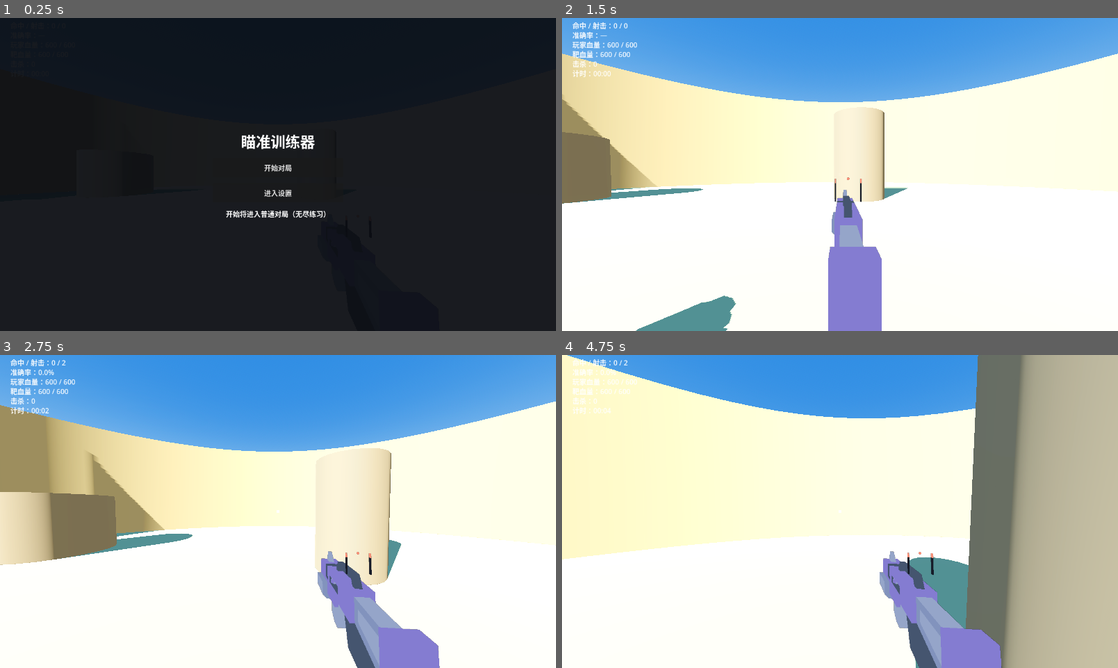
Above: before the commit, frames 1-4 (two rows, left to right).
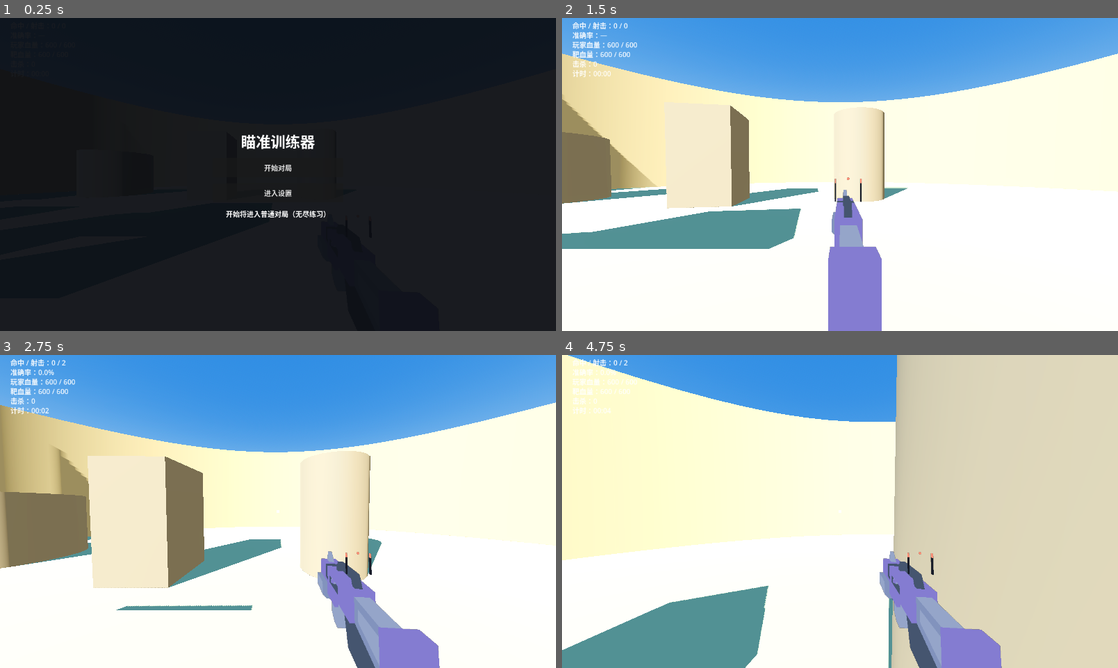
Above: after the commit, the same moments.

Repository: sefFumyc/Aimtrainer_ApexLegends
Game: Godot game, scene res://src/scenes/main.tscn
Same seed, same stepped clock (60 frames per second), same inputs: the game is played once before the commit and once after it.
Inputs (mouse positions are in pixels of both pictures, inside the frame that each line leads up to):
- Up to frame 1 (0.25 s): no input
- Up to frame 2 (1.5 s): click "开始对局" at 0.5 s; tap Enter at 1.25 s; move the mouse to (867, 174) at 1.27 s; hold W (move_forward) from 1.28 s (still down); hold Right mouse button (ads) from 1.28 s (still down)
- Up to frame 3 (2.75 s): keep holding W (move_forward); tap Space (jump) at 1.52, 1.82, 2.27, 2.3, 2.57 s; click (305, 511) at 1.55 s; move the mouse to (250, 511) at 2.02 s; release Right mouse button (ads) at 2.03 s; click (250, 511) at 2.1 s
- Up to frame 4 (4.75 s): keep holding W (move_forward); move the mouse to (851, 505) at 2.77 s; hold Space (jump) 2.78-3.53 s; right-click (851, 505) at 3.05 s; move the mouse to (834, 517) at 3.52 s; right-click (834, 517) at 3.6 s; tap Space (jump) at 3.77, 4.07, 4.52, 4.55 s; click (834, 517) at 3.8 s; move the mouse to (878, 514) at 4.27 s; hold Ctrl (crouch) from 4.28 s (still down)

The runs differ from the first frame. In frame 2, 7.2% of the frame differs, in the area x 0-47%, y 28-100%; in frame 3, 17%; in frame 4, 44%, in the area x 0-100%, y 0-100%.

Commit message:
出厂默认烘焙实测定稿手感 + 开火特效按渲染位姿采样修复滞后（ADR-0021/0022）
烘焙：game_settings 初值与 PresetStore.DEFAULTS 23 项同步为玩家实测定稿值，删 cfg 冷启动验证 29 项全中（ADR-0022）。

滞后修复：物理帧顺序改为「输入→移动→开火」，特效延迟到 viewmodel pose_applied 后采样并逐帧跟随枪口；开镜火光只留照亮——玩家光斑体积 ×(1−zoom_p) 收敛，OmniLight 满幅保留，bot 火光与曳光不动。

Diff:
--- a/src/autoload/game_settings.gd
+++ b/src/autoload/game_settings.gd
@@ -17,11 +17,11 @@
 
 ## 鼠标 / 手柄灵敏度都是「无量纲倍率」（票 05 把鼠标从 rad/px 改成倍率——CONTEXT「灵敏度」
 ## 对鼠标本就是乘数定义，属修正不算偏离）：鼠标乘基准 `InputSensitivity.MOUSE_LOOK_BASE`（rad/px），
-## 手柄乘 `Player.GAMEPAD_LOOK_BASE`（rad/s）。区间与默认值沿用参考实现 settings.ts 的
-## SENSITIVITY_MIN/MAX/DEFAULT。
+## 手柄乘 `Player.GAMEPAD_LOOK_BASE`（rad/s）。区间沿用参考实现 settings.ts 的
+## SENSITIVITY_MIN/MAX；出厂默认即玩家实测定稿手感（鼠标 1.0 / 手柄 1.3）。
 const GAMEPAD_SENSITIVITY_MIN := 0.2
 const GAMEPAD_SENSITIVITY_MAX := 5.0
-const GAMEPAD_SENSITIVITY_DEFAULT := 1.0
+const GAMEPAD_SENSITIVITY_DEFAULT := 1.3
 
 ## 三档「模式权重」的取值边界（「模式权重」要求 0–1、步进 0.05）。
 const WEIGHT_MIN := 0.0
@@ -40,10 +40,10 @@
 
 ## 鼠标灵敏度：对基准 rad/px 的无量纲倍率（票 05 改量纲；换算与迁移见 `InputSensitivity`）。
 var mouse_sensitivity := InputSensitivity.MOUSE_SENSITIVITY_DEFAULT
-## 手柄灵敏度（右摇杆 → 角速度的无量纲倍率，默认 1.0 ⇒ 满推 2.5 rad/s，与鼠标分开设定）。
+## 手柄灵敏度（右摇杆 → 角速度的无量纲倍率，默认 1.3 ⇒ 满推 3.25 rad/s，与鼠标分开设定）。
 var gamepad_sensitivity := GAMEPAD_SENSITIVITY_DEFAULT
-## 开镜灵敏度倍率（沿用参考实现 ADR-0021 的内置默认值）。
-var ads_sens_mult := 0.751654
+## 开镜灵敏度倍率（出厂默认 ×0.5，玩家实测定稿）。
+var ads_sens_mult := 0.5
 ## 开关项。
 var muzzle_flash_enabled := true
 var tracer_enabled := true
@@ -51,64 +51,66 @@
 ## 「受击红屏」（ADR-0019）：玩家被 bot 命中时全屏泛红渐隐的开关，与「命中提示」对偶。
 var hit_flash_enabled := true
 ## 「后坐力强度」（票 08，CONTEXT）：枪械抖动（枪体 kick）与相机抖动（相机踢）按武器
-## 分档的倍率，默认 1.0 = 定稿手感原样、0 = 关掉该通道。个人手感偏好，不进预设 19 项。
-var recoil_gun_rifle := 1.0
-var recoil_gun_pistol := 1.0
-var recoil_cam_rifle := 1.0
-var recoil_cam_pistol := 1.0
+## 分档的倍率，出厂默认即玩家实测定稿手感（步枪/手枪 × 枪械/相机），0 = 关掉该通道。
+## 个人手感偏好，不进预设 23 项。
+var recoil_gun_rifle := 1.4
+var recoil_gun_pistol := 2.0
+var recoil_cam_rifle := 0.72
+var recoil_cam_pistol := 2.0
 ## 「画面质量」两档（默认中）。
 var graphics_quality: Quality = Quality.MEDIUM
-## 靶的「体型半径」（4–60，默认 8）。
-var body_radius := Physique.BODY_RADIUS_DEFAULT
-## 「目标距离」（40–800，默认 120）：bot 与玩家的理想平面距离，也是「刷新」的生成距离。
-var target_range := 120.0
+## 靶的「体型半径」（4–60，默认 12）。
+var body_radius := 12.0
+## 「目标距离」（40–800，默认 400）：bot 与玩家的理想平面距离，也是「刷新」的生成距离。
+var target_range := 400.0
 ## 「场地布局」。
-var arena_layout: Layout = Layout.SPARSE
-
-## 「开火开关」（默认关）：关掉时 bot 只是移动靶，不造成任何伤害。
-var bot_fire_enabled := false
-## 「命中率」（0–100，默认 68）：bot 每发开火掷骰命中玩家的概率。
-var bot_hit_rate := 68
+var arena_layout: Layout = Layout.DENSE
+
+## 「开火开关」（默认开）：关掉时 bot 只是移动靶，不造成任何伤害。
+var bot_fire_enabled := true
+## 「命中率」（0–100，默认 50）：bot 每发开火掷骰命中玩家的概率。
+var bot_hit_rate := 50
 ## 「bot 开镜」（默认关）：只体现为移速封顶降到开镜档。
 var bot_ads_enabled := false
-## 「模式权重」三档（长 / 中 / 快，默认 0.3 / 0.4 / 0.3）：按总和归一化，不要求和为 1。
-var bot_weight_long := 0.3
-var bot_weight_mid := 0.4
+## 「模式权重」三档（长 / 中 / 快，默认 0.5 / 0.3 / 0.3）：按总和归一化，不要求和为 1。
+var bot_weight_long := 0.5
+var bot_weight_mid := 0.3
 var bot_weight_fast := 0.3
 ## 「模式切换」间隔区间（秒，默认 1.0–1.5）。
 var bot_switch_min := 1.0
 var bot_switch_max := 1.5
-## 「移动模式」（默认「保持距离」）。
-var bot_movement_mode: BotMovement = BotMovement.RANGE
-## 「游走倾向」（0–1，默认 0.5）：变向时混入「前后分量」的概率。
-var bot_wander := 0.5
-## 「进攻倾向」/「撤退倾向」（0–1，默认 0.5）：混入的那一份选 W / S 的加权比例。
+## 「移动模式」（默认「动态游走」）。
+var bot_movement_mode: BotMovement = BotMovement.WANDER
+## 「游走倾向」（0–1，默认 0.45）：变向时混入「前后分量」的概率。
+var bot_wander := 0.45
+## 「进攻倾向」/「撤退倾向」（0–1，默认 0.5 / 0.3）：混入的那一份选 W / S 的加权比例。
 var bot_aggression := 0.5
-var bot_retreat := 0.5
-## 「走廊」半宽（0–300，默认 25）：动态游走时允许的距离波动幅度。
-var bot_range_amp := 25.0
-## 「躲避概率」（0–1）：连发（步枪）默认 0.1、单发（手枪）默认 0.4。
-var bot_dodge_auto := 0.1
-var bot_dodge_semi := 0.4
-## 「最短躲避时间」（0–1.0 秒，默认 0.15，0 = 关闭）：只约束躲避。
-var bot_dodge_min_time := 0.15
-
-## 「bot 滑铲」（票 09 / ADR-0016）：攻击滑铲与重生滑铲两个开关 + 铲跳开关与概率。
-## 任一滑铲开启时「bot 常驻开镜」互锁关闭（开镜封速 130 < 滑铲门槛 200，同时开会废掉滑铲）。
-var bot_attack_slide_enabled := false
-var bot_respawn_slide_enabled := false
-var bot_slide_jump_enabled := false
-var bot_slide_jump_prob := 0.3
+var bot_retreat := 0.3
+## 「走廊」半宽（0–300，默认 100）：动态游走时允许的距离波动幅度。
+var bot_range_amp := 100.0
+## 「躲避概率」（0–1）：连发（步枪）默认 0.15、单发（手枪）默认 0.3。
+var bot_dodge_auto := 0.15
+var bot_dodge_semi := 0.3
+## 「最短躲避时间」（0–1.0 秒，默认 0.1，0 = 关闭）：只约束躲避。
+var bot_dodge_min_time := 0.1
+
+## 「bot 滑铲」（票 09 / ADR-0016）：攻击滑铲与重生滑铲两个开关 + 铲跳开关与概率
+## （出厂默认全开、概率 0.5，玩家实测定稿）。
+## 任一滑铲开关开启时「bot 常驻开镜」互锁关闭（开镜封速 130 < 滑铲门槛 200，同时开会废掉滑铲）。
+var bot_attack_slide_enabled := true
+var bot_respawn_slide_enabled := true
+var bot_slide_jump_enabled := true
+var bot_slide_jump_prob := 0.5
 ## 「吸血」（默认关）：命中方按本次伤害回血，封顶 600。
 var lifesteal_enabled := false
 ## 「间隔计时器」（默认关）：启用后主菜单「开始」进入计时会话。
 var timer_enabled := false
-## 「自动调径」（默认关；前置条件 = 计时器勾选）：每游玩段按准确率调整体型半径。
-var auto_adjust_radius := false
-## 计时会话参数：每段游玩秒数 / 每段休息秒数 / 重复次数。
-var timer_play_seconds := IntervalTimer.PLAY_DEFAULT
-var timer_rest_seconds := IntervalTimer.REST_DEFAULT
-var timer_repeat := IntervalTimer.REPEAT_DEFAULT
+## 「自动调径」（默认开；前置条件 = 计时器勾选）：每游玩段按准确率调整体型半径。
+var auto_adjust_radius := true
+## 计时会话参数：每段游玩秒数 / 每段休息秒数 / 重复次数（出厂默认 40 / 40 / 8，玩家实测定稿）。
+var timer_play_seconds := 40
+var timer_rest_seconds := 40
+var timer_repeat := 8
 
 ## 命名预设表（独立于全局设置持久化；「不选预设」= 全局设置本身）。
 var presets := PresetStore.new()
--- a/src/logic/interval_timer.gd
+++ b/src/logic/interval_timer.gd
@@ -17,13 +17,13 @@
 enum Event { NONE, SECOND, PREPARE_END, PLAY_END, REST_END }
 
 const PREPARE_SECONDS := 5
-const PLAY_MIN := 1 ## 每段游玩秒数边界（1–600，默认 60）
+const PLAY_MIN := 1 ## 每段游玩秒数边界（1–600；出厂默认见 GameSettings，此处为纯逻辑回落值）
 const PLAY_MAX := 600
 const PLAY_DEFAULT := 60
-const REST_MIN := 1 ## 每段休息秒数边界（1–300，默认 20）
+const REST_MIN := 1 ## 每段休息秒数边界（1–300；同上）
 const REST_MAX := 300
 const REST_DEFAULT := 20
-const REPEAT_MIN := 1 ## 重复次数（游玩段数）边界（1–99，默认 4）
+const REPEAT_MIN := 1 ## 重复次数（游玩段数）边界（1–99；同上）
 const REPEAT_MAX := 99
 const REPEAT_DEFAULT := 4
 
--- a/src/logic/physique.gd
+++ b/src/logic/physique.gd
@@ -16,7 +16,7 @@
 const EYE_HEIGHT := 66.0 ## 玩家视线高度（与 bot 头心平齐）
 const TOTAL_HEIGHT := 72.0
 
-const BODY_RADIUS_DEFAULT := 8.0 ## 「体型半径」设置项默认值
+const BODY_RADIUS_DEFAULT := 8.0 ## 「体型半径」归一基准：半径 8 = 中性体型不缩放（设置出厂默认 12 见 GameSettings）
 const BODY_RADIUS_MIN := 4.0
 const BODY_RADIUS_MAX := 60.0
 
--- a/src/logic/preset_store.gd
+++ b/src/logic/preset_store.gd
@@ -48,31 +48,31 @@
 	"lifesteal_enabled",
 ]
 
-## 出厂默认（缺字段时补齐；与 `GameSettings` 的初值一致）。
+## 出厂默认（缺字段时补齐；与 `GameSettings` 的初值一致——玩家实测定稿手感，2026-10 烘焙）。
 const DEFAULTS := {
-	"target_range": 120.0,
-	"body_radius": 8.0,
-	"bot_hit_rate": 68,
-	"bot_fire_enabled": false,
+	"target_range": 400.0,
+	"body_radius": 12.0,
+	"bot_hit_rate": 50,
+	"bot_fire_enabled": true,
 	"bot_ads_enabled": false,
 	"lifesteal_enabled": false,
-	"bot_movement_mode": 0,
-	"bot_wander": 0.5,
+	"bot_movement_mode": 1,
+	"bot_wander": 0.45,
 	"bot_aggression": 0.5,
-	"bot_retreat": 0.5,
-	"bot_range_amp": 25.0,
-	"bot_dodge_auto": 0.1,
-	"bot_dodge_semi": 0.4,
-	"bot_dodge_min_time": 0.15,
+	"bot_retreat": 0.3,
+	"bot_range_amp": 100.0,
+	"bot_dodge_auto": 0.15,
+	"bot_dodge_semi": 0.3,
+	"bot_dodge_min_time": 0.1,
 	"bot_switch_min": 1.0,
 	"bot_switch_max": 1.5,
-	"bot_weight_long": 0.3,
-	"bot_weight_mid": 0.4,
+	"bot_weight_long": 0.5,
+	"bot_weight_mid": 0.3,
 	"bot_weight_fast": 0.3,
-	"bot_attack_slide_enabled": false,
-	"bot_respawn_slide_enabled": false,
-	"bot_slide_jump_enabled": false,
-	"bot_slide_jump_prob": 0.3,
+	"bot_attack_slide_enabled": true,
+	"bot_respawn_slide_enabled": true,
+	"bot_slide_jump_enabled": true,
+	"bot_slide_jump_prob": 0.5,
 }
 
 ## 预设名 → 23 项快照（String 键）。
--- a/src/scenes/main.gd
+++ b/src/scenes/main.gd
@@ -19,6 +19,7 @@
 const TRACER_WIDTH := 0.4 ## 曳光弹宽度（取自参考实现 tracerWidth）
 const FLASH_RADIUS := 4.0 ## 火光半径（参考实现火光贴图 8u 见方 → 半径 4）
 const FLASH_PEAK_ENERGY := 5.0
+const FLASH_HIDE_THRESHOLD := 0.02 ## 火光体积收敛到此以下直接隐藏（ADR-0021 开镜只留照亮）
 const SPAWN_SPREAD := PI / 2.0 ## 刷新方向的随机扇角（±90°，CONTEXT「刷新」）
 const SPAWN_ATTEMPTS := 12
 const SPAWN_CLEARANCE := 30.0 ## 刷新点与遮挡物的最小余量
@@ -88,6 +89,9 @@
 
 var _fx: Fx
 var _bot_fx: Fx
+## 玩家本帧待播的开火特效（ADR-0021）：物理帧只记命中终点，渲染帧等枪体位姿定稿再播。
+var _pending_player_fx := false
+var _pending_player_impact := Vector3.ZERO
 
 var _shot_audio: AudioStreamPlayer
 var _hit_audio: AudioStreamPlayer
@@ -104,6 +108,8 @@
 	_build_fx()
 	_build_audio()
 	player.shot_fired.connect(_on_shot_fired)
+	# 玩家开火特效延迟到 viewmodel 位姿定稿（pose_applied）后采样（ADR-0021）。
+	player.viewmodel.pose_applied.connect(_sync_player_fx)
 	settings_panel.opened.connect(_refresh_input)
 	settings_panel.closed.connect(_refresh_input)
 	settings_panel.changed.connect(_apply_settings)
@@ -138,7 +144,7 @@
 	hud.set_zoom(player.zoom_p) # 准星淡出随开镜进度（票 07）
 	if _timer_active:
 		_drive_timer(minf(delta, TIMER_DT_CLAMP))
-	_tick_fx(_fx, delta)
+	_tick_fx(_fx, delta, 1.0 - player.zoom_p)
 	_tick_fx(_bot_fx, delta)
 	_tick_hotkeys()
 
@@ -514,7 +520,21 @@
 			hud.flash(HitMarkerTiming.KIND_KILL)
 		else:
 			hud.flash(HitMarkerTiming.KIND_HIT)
-	_play_fx(_fx, player.muzzle_world(), impact)
+	# 特效延后到渲染帧播放（ADR-0021）：物理帧只记命中终点。
+	_pending_player_impact = impact
+	_pending_player_fx = true
+
+## 玩家开火特效的渲染帧落位（ADR-0021）：viewmodel 位姿定稿（后坐恢复已应用）后采样枪口，
+## 特效起点与本帧渲染枪口逐像素重合；火光与光源在存活期内每帧跟随枪口（转身时火光是枪的一部分）。
+## 曳光保持世界锚定（弹道语义），只在落位时采样一次起点。
+func _sync_player_fx() -> void:
+	if _pending_player_fx:
+		_pending_player_fx = false
+		_play_fx(_fx, player.muzzle_world(), _pending_player_impact, 1.0 - player.zoom_p)
+	elif _fx.flash_left > 0.0: # 落位当帧位置已由 _play_fx 写好，无需重复采样
+		var muzzle := player.muzzle_world()
+		_fx.flash.global_position = muzzle
+		_fx.light.global_position = muzzle
 
 # ---- 开火：bot ----
 
@@ -663,11 +683,14 @@
 	add_child(out.tracer)
 	return out
 
-func _play_fx(fx: Fx, muzzle: Vector3, to: Vector3) -> void:
+## `flash_damp`：火光体积收敛系数（ADR-0021）——玩家按 (1 − 开镜进度) 传入，满开镜时
+## 只留点光源照亮、光斑体积隐藏；bot 走默认 1.0 不收敛。
+func _play_fx(fx: Fx, muzzle: Vector3, to: Vector3, flash_damp := 1.0) -> void:
 	if GameSettings.muzzle_flash_enabled:
 		fx.flash_left = FLASH_LIFE
 		fx.flash.global_position = muzzle
-		fx.flash.visible = true
+		fx.flash.scale = Vector3.ONE * flash_damp
+		fx.flash.visible = flash_damp > FLASH_HIDE_THRESHOLD
 		fx.light.global_position = muzzle
 		fx.light.light_energy = FLASH_PEAK_ENERGY
 	if GameSettings.tracer_enabled:
@@ -683,11 +706,14 @@
 			fx.tracer.look_at(fx.tracer.global_position + dir, up)
 			fx.tracer.visible = true
 
-func _tick_fx(fx: Fx, delta: float) -> void:
+func _tick_fx(fx: Fx, delta: float, flash_damp := 1.0) -> void:
 	if fx.flash_left > 0.0:
 		fx.flash_left -= delta
 		if fx.flash_left > 0.0:
 			fx.light.light_energy = FLASH_PEAK_ENERGY * (fx.flash_left / FLASH_LIFE)
+			# 火光体积逐帧重套收敛系数（ADR-0021）：存活期内开镜进度变化也跟着收敛。
+			fx.flash.scale = Vector3.ONE * flash_damp
+			fx.flash.visible = flash_damp > FLASH_HIDE_THRESHOLD
 		else:
 			fx.flash.visible = false
 			fx.light.light_energy = 0.0
--- a/src/scenes/player.gd
+++ b/src/scenes/player.gd
@@ -78,10 +78,14 @@
 	_tick_recoil(delta)
 	if input_enabled:
 		_tick_look(delta)
-		_tick_weapon(delta)
 	_tick_slide_cam(delta)
 	_tick_zoom(delta)
 	_tick_move(delta)
+	# 开火最后结算（ADR-0021）：相机位姿（_tick_move/_tick_zoom）先更新，
+	# 开火瞬间采样的眼位/枪口才是本帧渲染位姿，特效不再滞后一帧。
+	# 后坐踢动因此下一物理帧才上屏（≤16ms，不可感知）。
+	if input_enabled:
+		_tick_weapon(delta)
 
 # ---- 视角 ----
 
--- a/src/scenes/settings_panel.gd
+++ b/src/scenes/settings_panel.gd
@@ -204,8 +204,9 @@
 	quality.item_selected.connect(_on_quality)
 	page.add_child(_row("画面质量", quality))
 
-## 「后坐力强度」分页（票 08）：四通道倍率滑条平铺，倍率量纲 0–2、步进 0.01、默认 1.0、
-## 两位小数；0 = 关掉该通道抖动。个人手感偏好，随 GameSettings 即改即存、不进预设。
+## 「后坐力强度」分页（票 08）：四通道倍率滑条平铺，倍率量纲 0–2、步进 0.01、
+## 两位小数；0 = 关掉该通道抖动。出厂默认即玩家实测定稿手感。个人手感偏好，
+## 随 GameSettings 即改即存、不进预设。
 func _build_recoil_page(page: VBoxContainer) -> void:
 	var lo: float = GameSettings.RECOIL_MULT_MIN
 	var hi: float = GameSettings.RECOIL_MULT_MAX
@@ -216,7 +217,7 @@
 
 	var hint := Label.new()
 	hint.autowrap_mode = TextServer.AUTOWRAP_WORD_SMART
-	hint.text = "枪械抖动 = 枪模后坐与上抬的幅度倍率；相机抖动 = 视角踢动与水平甩动的幅度倍率。1.0 为默认手感，0 为完全关闭；对下一发立即生效。"
+	hint.text = "枪械抖动 = 枪模后坐与上抬的幅度倍率；相机抖动 = 视角踢动与水平甩动的幅度倍率。0 为完全关闭，出厂默认即实测定稿手感；对下一发立即生效。"
 	page.add_child(hint)
 
 func _build_timer_page(page: VBoxContainer) -> void:
--- a/src/scenes/viewmodel.gd
+++ b/src/scenes/viewmodel.gd
@@ -11,6 +11,10 @@
 
 class_name Viewmodel
 extends SubViewportContainer
+
+## 本帧枪体位姿已定稿（`_process` 应用后坐恢复并刷新 rig 之后）。
+## 开火特效按此刻的枪口采样，起点与本帧渲染枪口逐像素重合（ADR-0021）。
+signal pose_applied
 
 ## 武器层（`VisualInstance3D.layers` 的第 2 位）：只被武器相机看见。
 const WEAPON_LAYER := 2
@@ -122,6 +126,7 @@
 	_kick_pos = lerpf(_kick_pos, 0.0, k)
 	_kick_pitch = lerpf(_kick_pitch, 0.0, k)
 	_apply_rig()
+	pose_applied.emit()
 
 ## 挂点位姿 = 开镜基准 + 后坐偏移（后坐沿 +Z 朝相机、上抬绕 X）。
 ## 开镜枪体行为按武器分档（票 08，CONTEXT「视觉后坐力」）：步枪的**上抬角**随开镜进度
--- a/tests/unit/test_cover_layout.gd
+++ b/tests/unit/test_cover_layout.gd
@@ -25,7 +25,7 @@
 		assert_gt(r, 0.0, "不会落在圆心上")
 
 func test_covers_avoid_spawn_points() -> void:
-	# 玩家出生点在原点，靶刷新点在玩家前方 target_range 处（默认 120）
+	# 玩家出生点在原点，靶刷新点在玩家前方 target_range 处（出厂默认 400；此处取 120 只是测试固定值）
 	var avoid: Array = [Vector2.ZERO, Vector2(0.0, -120.0)]
 	var clearance := CoverLayout.DEFAULT_CLEARANCE
 	for c in CoverLayout.generate(CoverLayout.Layout.DENSE, RADIUS, avoid, clearance):
--- a/tests/unit/test_preset_and_auto_radius.gd
+++ b/tests/unit/test_preset_and_auto_radius.gd
@@ -77,7 +77,7 @@
 	var old := ps.capture("老预设")
 	assert_almost_eq(old["body_radius"], 20.0, 1e-9)
 	assert_almost_eq(old["bot_aggression"], 0.5, 1e-9, "缺项按出厂默认补齐")
-	assert_eq(old["bot_weight_mid"], 0.4)
+	assert_eq(old["bot_weight_mid"], 0.3)
 	assert_eq(ps.active(), "老预设")
 
 	ps.from_dict({"presets": {}, "active": "幽灵"})
Not shown, changed: CONTEXT.md
Not shown, added: docs/adr/0021-fx-sampled-at-render-pose.md
Not shown, added: docs/adr/0022-factory-defaults-from-playtest.md
